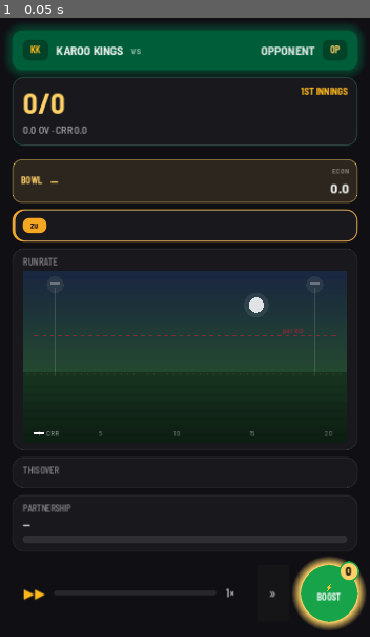
Above: before the commit, frame 1.
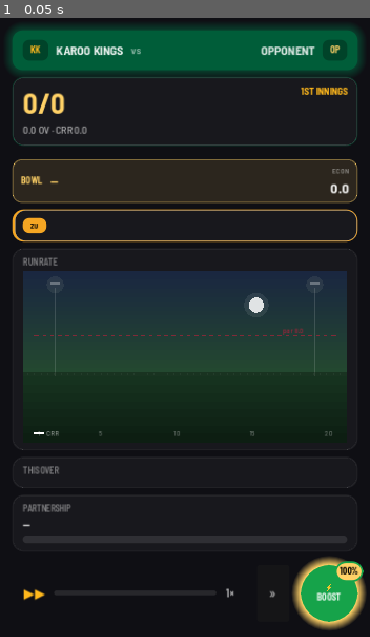
Above: after the commit, the same moment.

Repository: nico101rsa/cricket-v3
Game: Godot game, scene res://scenes/interactive_match/interactive_match.tscn
Two runs of this game, one before a commit and one after it. Both use one fixed random seed, a clock stepped at 60 frames per second and the inputs below. This scene is started directly instead of the project's main scene.
Inputs:
- Up to frame 1 (0.05 s): no input

The runs differ from the first frame. In frame 1, 0.2% of the frame differs, in the area x 90-99%, y 87-92%.

Commit message:
feat: T9 task 5 -- BOOST button is the water-meter gauge (fill % / ON)

Diff:
--- a/scenes/interactive_match/interactive_match.gd
+++ b/scenes/interactive_match/interactive_match.gd
@@ -272,11 +272,11 @@
 	_boost_btn.add_theme_stylebox_override("pressed", UIStyle.boost_button())
 	_boost_btn.pressed.connect(_on_boost)
 	boost_wrap.add_child(_boost_btn)
-	_boost_badge = _lbl("0", 12, Color(0, 0, 0), HORIZONTAL_ALIGNMENT_CENTER)
+	_boost_badge = _lbl("100%", 9, Color(0, 0, 0), HORIZONTAL_ALIGNMENT_CENTER)
 	_boost_badge.add_theme_stylebox_override("normal", UIStyle.boost_badge())
-	_boost_badge.custom_minimum_size = Vector2(22, 22)
+	_boost_badge.custom_minimum_size = Vector2(30, 22)
 	_boost_badge.vertical_alignment = VERTICAL_ALIGNMENT_CENTER
-	_boost_badge.position = Vector2(40, -4)
+	_boost_badge.position = Vector2(36, -4)
 	boost_wrap.add_child(_boost_badge)
 
 	dock.add_child(_autosim_bar); dock.add_child(speed_btn); dock.add_child(boost_wrap)
--- a/tests/unit/test_interactive_match_scene.gd
+++ b/tests/unit/test_interactive_match_scene.gd
@@ -46,6 +46,12 @@
 	_scene.set_session(s, "Karoo Kings", "Opponent")
 	_scene.boot()
 	assert_true(_scene.boost_enabled(), "boost available at start")
+
+func test_boost_badge_shows_fill_gauge():
+	var s := _make_session()
+	_scene.set_session(s, "Karoo Kings", "Opponent")
+	_scene.boot()
+	assert_eq(_scene._boost_badge.text, "100%", "badge shows a full fill gauge at match start")
 
 func _km_cursor(s: MatchSession, kind: String) -> int:
 	for c in range(s.events().size()):
Binary file changed: docs/mockups/in-match-hifi-built-autosim.png
Binary file changed: docs/mockups/in-match-hifi-built-drs.png
Binary file changed: docs/mockups/in-match-hifi-built-keymoment-bowling.png
Binary file changed: docs/mockups/in-match-hifi-built-keymoment.png
Binary file changed: docs/mockups/latest/in-match.png
